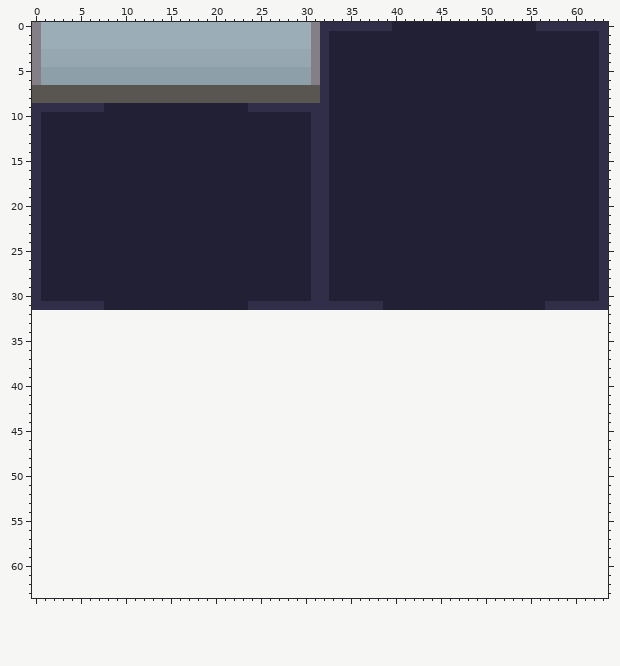
Pixel-art file, stored at assets/lab_tile.aseprite. That is the earlier state.
64x32 pixels, 1 frame. The old version is drawn lined up with the new one, on the new canvas.
After the commit:
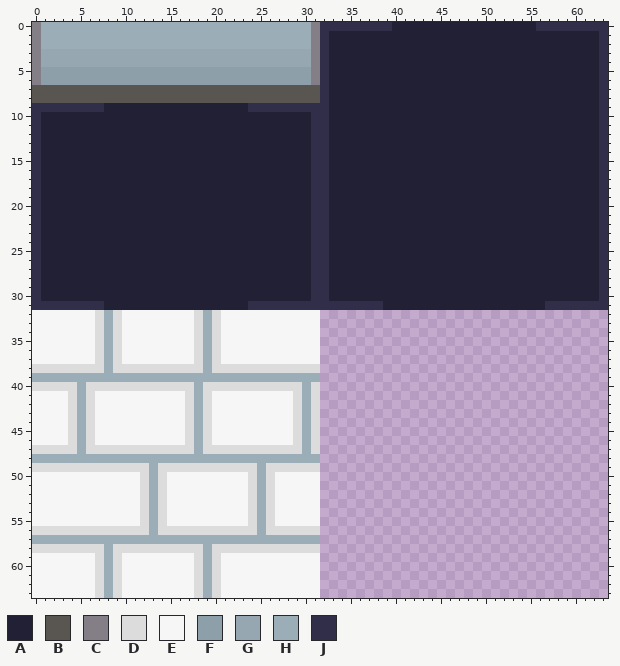
Palette (. is transparent): A #222034  B #595652  C #847e87  D #dcdcdc  E #f6f6f6  F #8d9fa9  G #96a7b1  H #9badb7  J #312e4a
What changed:
canvas 64x32 -> 64x64
Changed rows in their new state; - is an unchanged pixel.
first column x 0:
32 EEEEEEEDHDEEEEEEEEDHDEEEEEEEEEEE
33 EEEEEEEDHDEEEEEEEEDHDEEEEEEEEEEE
34 EEEEEEEDHDEEEEEEEEDHDEEEEEEEEEEE
35 EEEEEEEDHDEEEEEEEEDHDEEEEEEEEEEE
36 EEEEEEEDHDEEEEEEEEDHDEEEEEEEEEEE
37 EEEEEEEDHDEEEEEEEEDHDEEEEEEEEEEE
38 DDDDDDDDHDDDDDDDDDDHDDDDDDDDDDDD
39 HHHHHHHHHHHHHHHHHHHHHHHHHHHHHHHH
40 DDDDDHDDDDDDDDDDDDHDDDDDDDDDDDHD
41 EEEEDHDEEEEEEEEEEDHDEEEEEEEEEDHD
42 EEEEDHDEEEEEEEEEEDHDEEEEEEEEEDHD
43 EEEEDHDEEEEEEEEEEDHDEEEEEEEEEDHD
44 EEEEDHDEEEEEEEEEEDHDEEEEEEEEEDHD
45 EEEEDHDEEEEEEEEEEDHDEEEEEEEEEDHD
46 EEEEDHDEEEEEEEEEEDHDEEEEEEEEEDHD
47 DDDDDHDDDDDDDDDDDDHDDDDDDDDDDDHD
48 HHHHHHHHHHHHHHHHHHHHHHHHHHHHHHHH
49 DDDDDDDDDDDDDHDDDDDDDDDDDHDDDDDD
50 EEEEEEEEEEEEDHDEEEEEEEEEDHDEEEEE
51 EEEEEEEEEEEEDHDEEEEEEEEEDHDEEEEE
52 EEEEEEEEEEEEDHDEEEEEEEEEDHDEEEEE
53 EEEEEEEEEEEEDHDEEEEEEEEEDHDEEEEE
54 EEEEEEEEEEEEDHDEEEEEEEEEDHDEEEEE
55 EEEEEEEEEEEEDHDEEEEEEEEEDHDEEEEE
56 DDDDDDDDDDDDDHDDDDDDDDDDDHDDDDDD
57 HHHHHHHHHHHHHHHHHHHHHHHHHHHHHHHH
58 DDDDDDDDHDDDDDDDDDDHDDDDDDDDDDDD
59 EEEEEEEDHDEEEEEEEEDHDEEEEEEEEEEE
60 EEEEEEEDHDEEEEEEEEDHDEEEEEEEEEEE
61 EEEEEEEDHDEEEEEEEEDHDEEEEEEEEEEE
62 EEEEEEEDHDEEEEEEEEDHDEEEEEEEEEEE
63 EEEEEEEDHDEEEEEEEEDHDEEEEEEEEEEE
Pixel boxes of the changes (left, top, right, bottom) in both pictures:
added: (32, 310, 320, 598)
